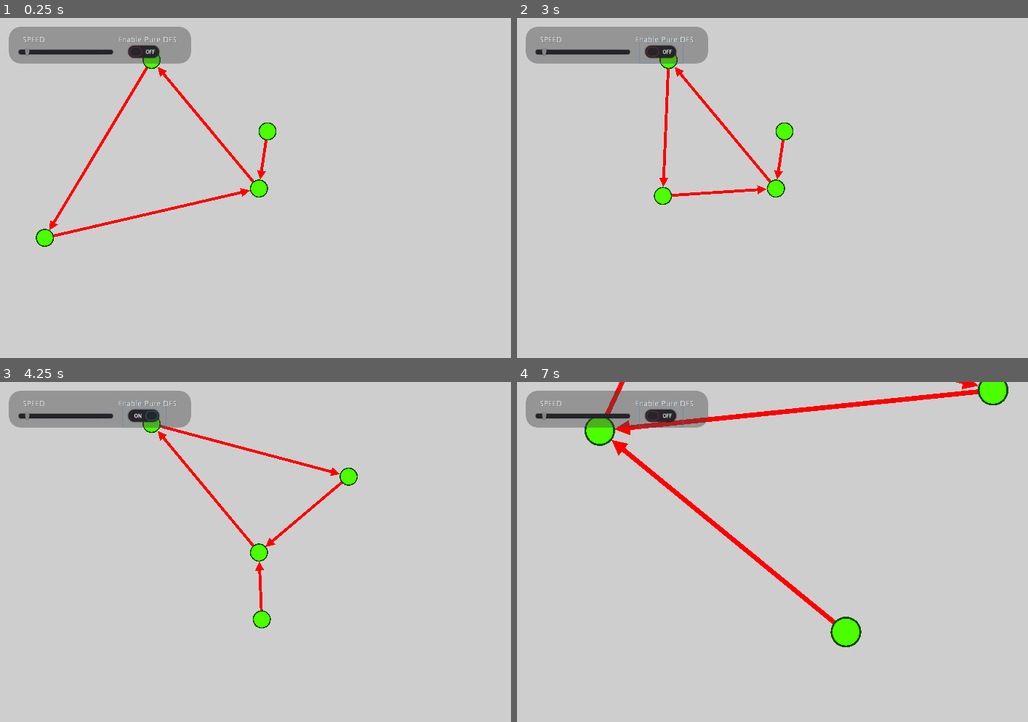
Above: before the commit, frames 1-4 (two rows, left to right).
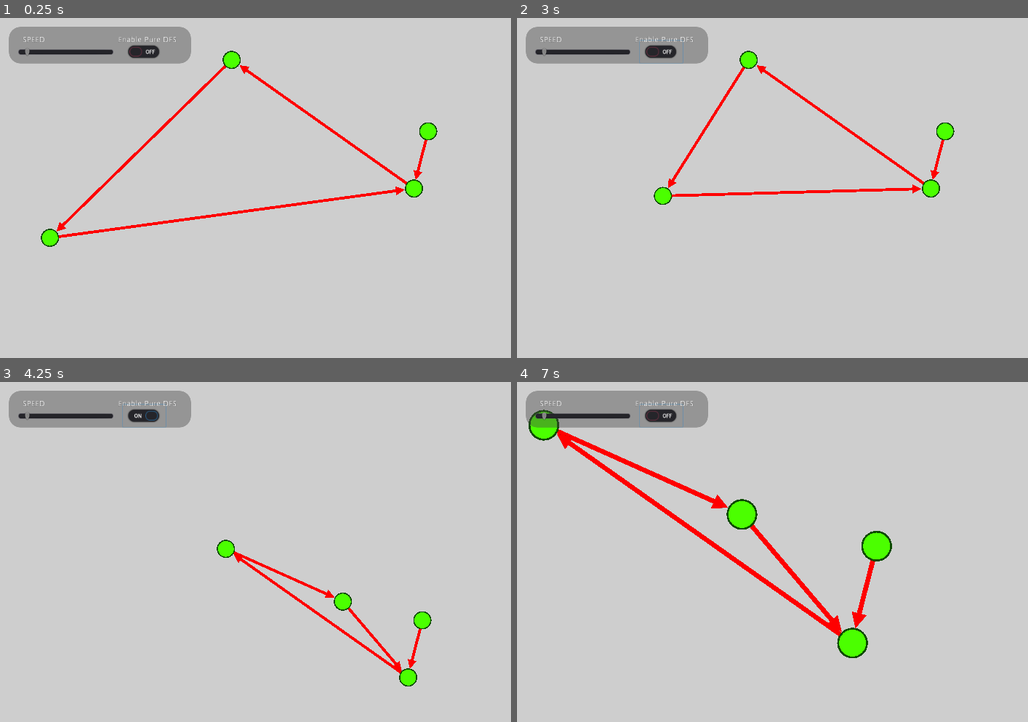
Above: after the commit, the same moments.

Repository: ron0studios/ron0studios.github.io
Game: Godot game, scene res://main.tscn
The game is run twice, just before and just after one commit, with the same random seed, the same clock (stepped at 60 frames per second) and the same inputs.
Inputs (mouse positions are in pixels of both pictures, inside the frame that each line leads up to):
- Up to frame 1 (0.25 s): no input
- Up to frame 2 (3 s): click (660, 52) at 0.5 s; click (660, 52) at 1.25 s; click (660, 52) at 2 s; tap Enter at 2.75 s; drag from (562, 239) to (864, 113) at 2.77 s
- Up to frame 3 (4.25 s): tap Space at 3.5 s; drag from (265, 494) to (260, 620) at 3.52 s
- Up to frame 4 (7 s): tap Enter at 4.25, 5.75 s; move the mouse to (670, 422) at 4.27 s; right-click (670, 422) at 4.35 s; click (670, 422) at 4.42 s; tap Space at 5, 6.5 s; drag from (777, 552) to (634, 501) at 5.02 s; move the mouse to (982, 603) at 5.77 s; hold Mouse wheel up (scrollup) 5.78-6.5 s; click (982, 603) at 5.92 s; drag from (634, 501) to (721, 467) at 6.52 s

The runs differ from the first frame. In frame 1, 3.3% of the frame differs, in the area x 6-86%, y 9-68%; in frame 2, 2.5%; in frame 3, 2.7%; in frame 4, 6.4%, in the area x 2-97%, y 0-82%.

Commit message:
disabled directed graph nodes from going back at each other
essentially i stopped this from happening:
O<----->O

Diff:
--- a/godot/graphsim1/main.gd
+++ b/godot/graphsim1/main.gd
@@ -25,38 +25,36 @@
 func _gentree(length):
 	pass
 
+func common_data(list1, list2):
+	var result = false
+
+	for x in list1:
+		for y in list2:
+			if x == y:
+				result = true
+				return result
+
 # Called when the node enters the scene tree for the first time.
 func _ready():
 	randomize()
-
-	#for i in range(10):
-	#	_addvertice(i*100, (i%3)*100, i+1)
-
-	#the following adds "x" amount of connections
-#	var connected = []
-#	for i in $nodes.get_children():
-#		self.connect("initconnections",i, "init_edges")
-#		for j in shuffled($nodes.get_children()):
-#			randomize()
-#			if j != i and not i in j.connections and len(i.connections) < 1 and not j in connected: # x is the "< 2" part
-#				connected.append(j)
-#				i.connections.append(j)
-#				j.connections_from.append(i)
-#	emit_signal("initconnections")
-	#calculate($nodes.get_child(0)) # 0 for now
-		#_addvertice(-100,(height*100)/2 -50)
 	for i in range(int(rand_range(3,10))):
-		_addvertice(rand_range(50,550), rand_range(50,550), i+1)
+		_addvertice(rand_range(50,900), rand_range(50,550), i+1)
 	for i in $nodes.get_children():
 		for j in shuffled($nodes.get_children()):
 			randomize()
-			if j != i and not i in j.connections and len(i.connections) < 1:
+			if j != i and len(i.connections ) < 1:
 				var edge = load("res://edge.tscn").instance()
 				edge.connect_from = i
 				edge.connect_to = j
-				i.add_child(edge)
-				i.connections.append(edge)
-				j.connections_from.append(edge)
+				var l1 = []
+				for el in j.connections:
+					l1.append(el.connect_to)
+				if not i in l1:
+					i.add_child(edge)
+					i.connections.append(edge)
+					j.connections_from.append(edge)
+				if false:
+					pass
 
 	pass # Replace with function body.
 
Not shown, changed: godot/graphsim1/export_presets.cfg
